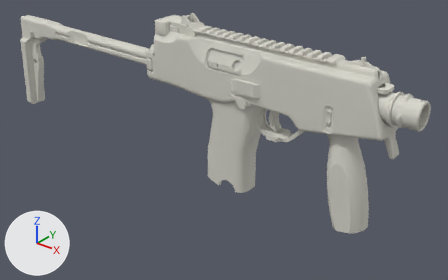
The FBX model Weapon art/MP9.FBX: old version first, new version second.
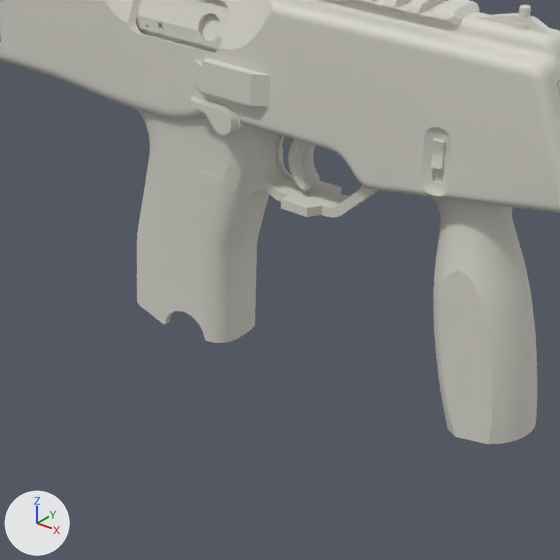
There are two pictures of each version: one whole from a 50 mm lens placed at (0.416, -0.443, 0.321), pointed at (0.039, 0.028, 0.029), one close up on the part from 34% to 84% of the width and 20% to 100% of the height. Every picture has the same lights, and +X, +Y and +Z are marked at lower left. Where no turn or scale is listed for an object, it has been applied to the vertices.

Names of what the first close-up shows: 'MP9'.
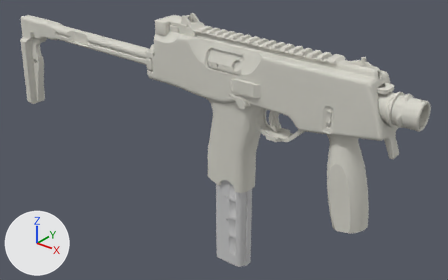
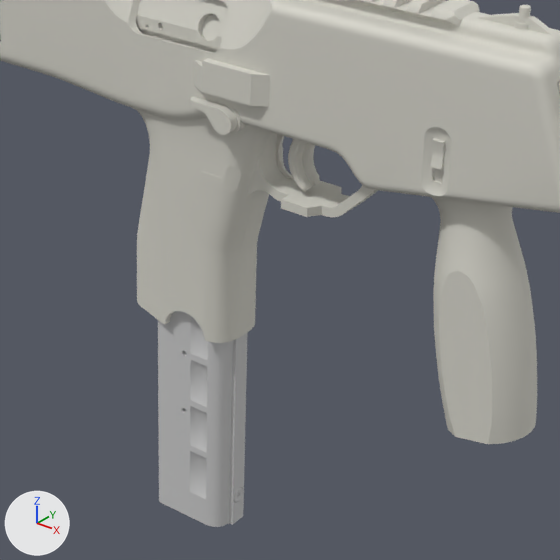
Pixel boxes [x1, y1, x2, y2] of what changed, in the close-ups (560 x 560 px):
'MP9_magazine', added
    after: [158, 311, 248, 527]

The edits, one by one:
Material 'mtl_mp9_mag_low' (mat_mtl_mp9_mag_low) is new.
Its base color is (0.588, 0.588, 0.588) (light grey #cacaca).
Its roughness is 0.859.
Mesh me_mesh_1 is new.
It has 7582 vertices, 15024 faces and spans x -0.02..0.02, y -0.011..0.011, z -0.108..0.108.
It uses material mat_mtl_mp9_mag_low (light grey #cacaca).
Object 'MP9_magazine' (ob_mp9_magazine) is new; it shows me_mesh_1.
Its location is (0.0754, 0.0, 0.0152).
